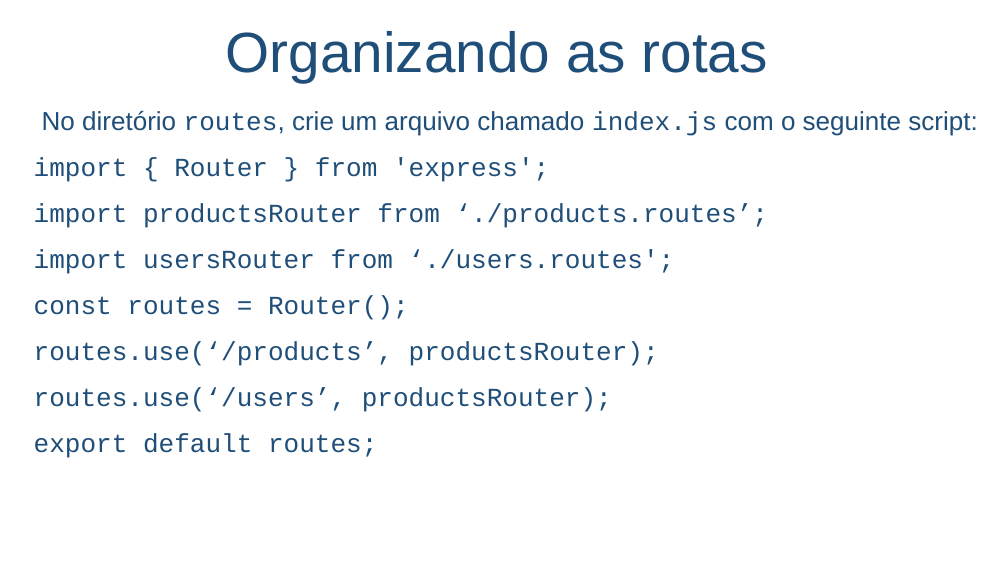
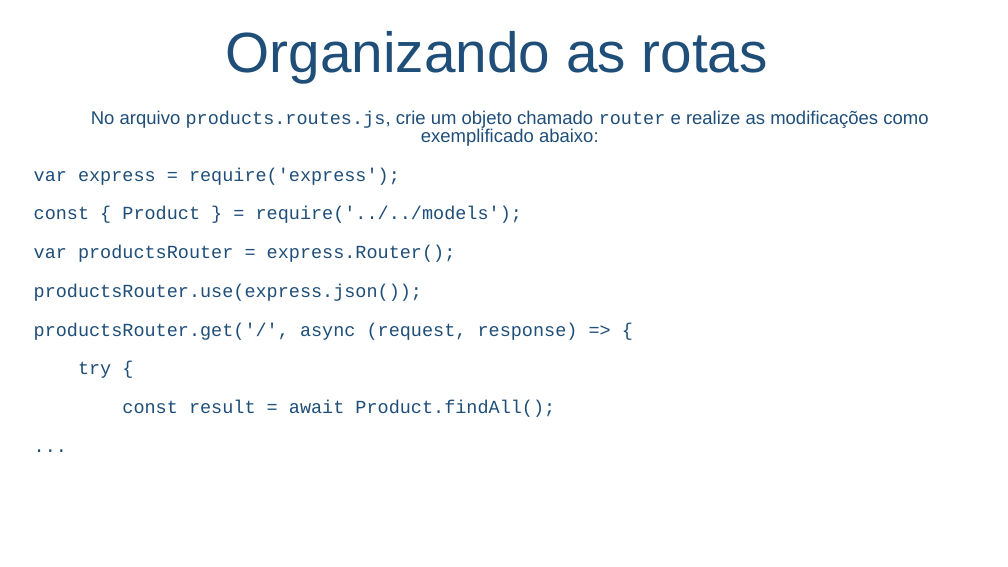
Before and after one commit to salmo-jr/public-slides, a slide deck: slide 59 of node-js.pptx (slide 55 before the commit). Drawn at 1008x567 pixels with LibreOffice and Linux fonts; fonts in the diff are those of the drawing; background and template pictures are left out. Boxes give left, top, right and bottom in pixels: in the first picture for what was removed or moved away, otherwise in the second. Text is boxed around its words. In the diff, an @@ line names an element or a change of style, - is before the commit and + after.

```diff
--- a/node-js.pptx
+++ b/node-js.pptx
@@ text at [34,110,928,417]: text changed; size 24.8 to 17.6 pt @@
-No diretório routes, crie um arquivo chamado index.js com o seguinte script:
-import { Router } from 'express';
-import productsRouter from ‘./products.routes’;
-import usersRouter from ‘./users.routes';
-const routes = Router();
-routes.use(‘/products’, productsRouter);
-routes.use(‘/users’, productsRouter);
-export default routes;
+No arquivo products.routes.js, crie um objeto chamado router e realize as modificações como exemplificado abaixo:
+var express = require('express');
+const { Product } = require('../../models');
+var productsRouter = express.Router();
+productsRouter.use(express.json());
+productsRouter.get('/', async (request, response) => {
+try {
+const result = await Product.findAll();
+...
```
Also in this commit, not shown: 5 other slides changed, 6 slides added, 1 slide removed, 5 other files.
